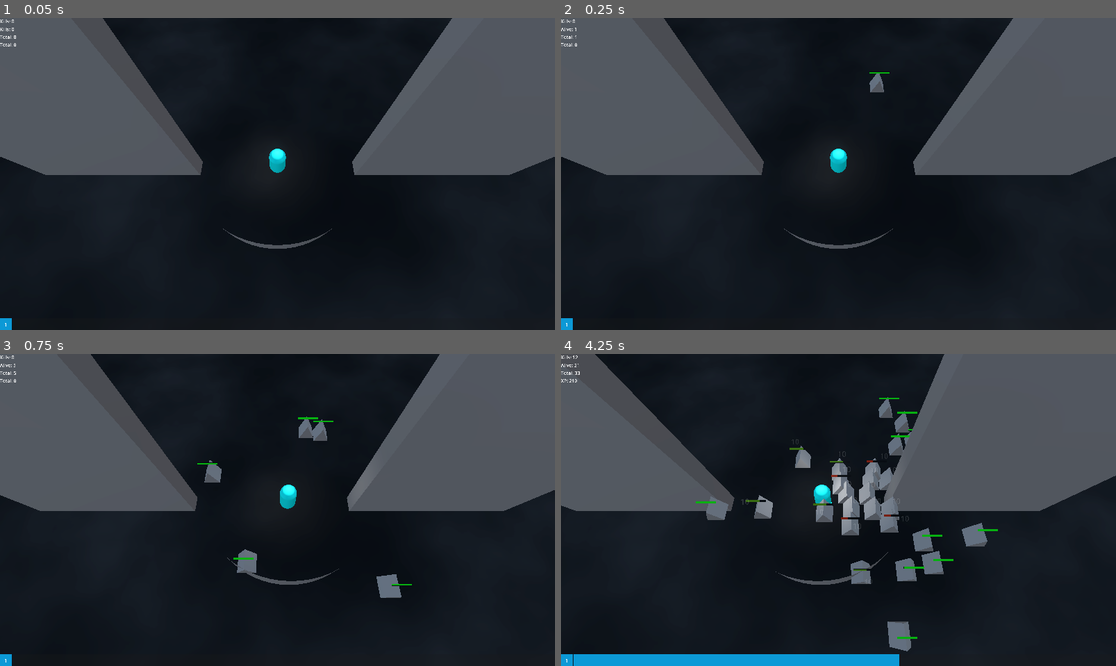
Above: before the commit, frames 1-4 (two rows, left to right).
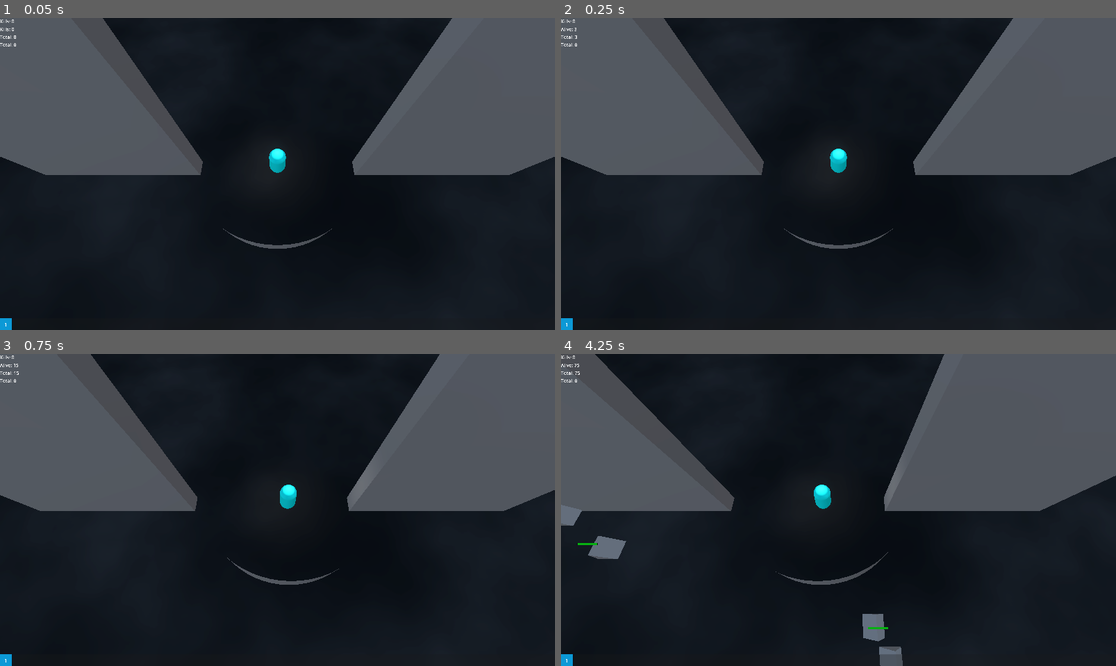
Above: after the commit, the same moments.

Repository: partkyle/GodotProjects
Game: Godot game, scene res://main.tscn
Two runs of this game, one before a commit and one after it. Both use one fixed random seed, a clock stepped at 60 frames per second and the inputs below. The engine's default icon, where the game draws it, is replaced by a stand-in: a white triangle on a blue panel in a dark square.
Inputs (mouse positions are in pixels of both pictures, inside the frame that each line leads up to):
- Up to frame 1 (0.05 s): no input
- Up to frame 2 (0.25 s): no input
- Up to frame 3 (0.75 s): tap Enter (ui_accept) at 0.5 s; move the mouse to (399, 494) at 0.52 s; hold D (move_right) from 0.53 s (still down); hold F from 0.53 s (still down); click (399, 494) at 0.67 s
- Up to frame 4 (4.25 s): tap Enter (ui_accept) at 0.77, 3.77 s; release D (move_right) at 1.25 s; release F at 1.25 s; drag from (727, 525) to (810, 572) at 1.27 s; move the mouse to (894, 441) at 2.02 s; hold D (move_right) 2.03-2.75 s; hold F 2.03-2.75 s; drag from (810, 572) to (672, 463) at 2.77 s; move the mouse to (1005, 556) at 3.52 s; hold A (move_left) from 3.53 s (still down); hold F from 3.53 s (still down)

Frame 1 is identical in both runs. In frame 2, 0.1% of the frame differs, in the area x 2-60%, y 3-24%; in frame 3, 1.0%; in frame 4, 7.8%, in the area x 0-79%, y 0-100%.

Commit message:
enemy spawner as a totem

Diff:
--- a/RetroSurvivor/EnemySpawner.gd
+++ b/RetroSurvivor/EnemySpawner.gd
@@ -1,27 +1,36 @@
+class_name EnemySpawner
 extends Node3D
 
 @export var enemy : PackedScene
 @export var spawn_radius := Vector2(4, 10)
 @export var max_count := 25
 @export var spawn_point : Node3D = self
+@export var enemy_parent : Node3D = self
 
 @export var seconds_per_enemy := 0.125
 var time_since_last_spawn := 0.0
 
-@onready var player = $"../Player"
-@onready var signal_bus := %SignalBus
+@export var player : Player
+@export var signal_bus : SignalBus
 
 var total := 0
 
 func spawn_enemy():
-	var new_enemy = enemy.instantiate()
-	new_enemy.transform.origin = spawn_point.transform.origin + random_direction() * randf_range(spawn_radius.x, spawn_radius.y)
-	add_child(new_enemy)
-	%SignalBus.enemy_spawned.emit(new_enemy)
-	new_enemy.set_signal_bus(signal_bus)
-	new_enemy.target = player
+	if total <= max_count:
+		total += 1
+		var new_enemy = enemy.instantiate()
+		new_enemy.transform.origin = spawn_point.transform.origin + random_direction() * randf_range(spawn_radius.x, spawn_radius.y)
+		enemy_parent.add_child(new_enemy)
+		signal_bus.enemy_spawned.emit(new_enemy)
+		new_enemy.set_signal_bus(signal_bus)
+		new_enemy.target = player
+		new_enemy.connect('death', _on_enemy_death)
 
 func _process(delta: float):
+	# todo: we won't want to have to rely on this ready state synchronization
+	# need to figure out a better pattern
+	if not signal_bus:
+		return
 	time_since_last_spawn += delta
 	while time_since_last_spawn >= seconds_per_enemy:
 		time_since_last_spawn -= seconds_per_enemy
@@ -31,8 +40,5 @@
 func random_direction() -> Vector3:
 	return Vector3(randf_range(-1.0, 1.0), 0.0, randf_range(-1.0, 1.0)).normalized()
 
-func _on_signal_bus_enemy_spawned(enemy):
-	total+=1
-
-func _on_signal_bus_enemy_died(enemy):
-	total-=1
+func _on_enemy_death(enemy: Enemy):
+	total -= 1
--- a/RetroSurvivor/enemy.gd
+++ b/RetroSurvivor/enemy.gd
@@ -1,5 +1,7 @@
 class_name Enemy
 extends CharacterBody3D
+
+signal death(enemy: Enemy)
 
 const SPEED := 2.0
 const EPISLON := 0.1
@@ -28,7 +30,7 @@
 
 func _physics_process(delta):
 	if target:
-		var direction := transform.basis * (target.transform.origin - transform.origin)
+		var direction := target.global_position - global_position
 		if direction.length() > EPISLON:
 			velocity = Vector3(direction.x, 0.0, direction.z).normalized() * SPEED
 	else:
@@ -42,10 +44,11 @@
 	signal_bus = bus
 
 func die():
+	death.emit(self)
+	signal_bus.enemy_died.emit(self)
 	collider.queue_free()
 	health_bar.queue_free()
 	target = null
-	signal_bus.enemy_died.emit(self)
 	create_tween() \
 		.set_ease(Tween.EASE_OUT) \
 		.tween_method(set_dissolve_height, 1.0, 0.0, 1.2) \
--- a/RetroSurvivor/enemy.tscn
+++ b/RetroSurvivor/enemy.tscn
@@ -9,11 +9,12 @@
 
 [sub_resource type="BoxShape3D" id="BoxShape3D_d5r3c"]
 
+[sub_resource type="BoxShape3D" id="BoxShape3D_gb81q"]
+
 [node name="Enemy" type="CharacterBody3D"]
 collision_layer = 6
 collision_mask = 6
 script = ExtResource("1_fpeth")
-max_health = null
 
 [node name="MeshInstance3D" type="MeshInstance3D" parent="."]
 transform = Transform3D(1, 0, 0, 0, 1, 0, 0, 0, 1, 0, 1.5, 0)
@@ -31,5 +32,10 @@
 transform = Transform3D(1, 0, 0, 0, 1, 0, 0, 0, 1, 0, 2.42192, 0)
 script = ExtResource("4_t4b1q")
 
+[node name="Area3D" type="Area3D" parent="."]
+
+[node name="CollisionShape3D" type="CollisionShape3D" parent="Area3D"]
+shape = SubResource("BoxShape3D_gb81q")
+
 [connection signal="health_below_zero" from="HealthComponent" to="." method="_on_health_component_health_below_zero"]
 [connection signal="health_updated" from="HealthComponent" to="." method="_on_health_component_health_updated"]
--- /dev/null
+++ b/RetroSurvivor/enemy_spawner_totem.gd
@@ -0,0 +1,25 @@
+class_name EnemySpawnerTotem
+extends CharacterBody3D
+
+@export var player: Player
+@export var signal_bus: SignalBus
+@export var enemy_parent: Node3D = self
+
+@onready var health_bar := $HealthBar
+@onready var spawner := $EnemySpawner
+
+func _ready():
+	spawner.player = player
+	spawner.signal_bus = signal_bus
+	spawner.enemy_parent = enemy_parent
+
+func _on_health_component_health_below_zero():
+	print('killed spawner')
+	for child in spawner.get_children():
+		if child is Enemy:
+			child.die()
+
+	queue_free()
+
+func _on_health_component_health_updated(current, total):
+	health_bar.set_health_percent(float(current)/float(total))
--- /dev/null
+++ b/RetroSurvivor/enemy_spawner_totem.tscn
@@ -0,0 +1,61 @@
+[gd_scene load_steps=12 format=3 uid="uid://c16fabcn8ptp"]
+
+[ext_resource type="Script" path="res://enemy_spawner_totem.gd" id="1_avg3v"]
+[ext_resource type="Shader" path="res://shaders/dissolve_no_cull.gdshader" id="1_lu72e"]
+[ext_resource type="Script" path="res://EnemySpawner.gd" id="3_4fjf6"]
+[ext_resource type="PackedScene" uid="uid://catxiq3pmdnu3" path="res://enemy.tscn" id="4_24wp5"]
+[ext_resource type="Script" path="res://components/health_component.gd" id="4_oabtb"]
+[ext_resource type="PackedScene" uid="uid://dyx8vgqy8667j" path="res://health_bar.tscn" id="5_wr6hv"]
+
+[sub_resource type="FastNoiseLite" id="FastNoiseLite_b80cj"]
+
+[sub_resource type="NoiseTexture2D" id="NoiseTexture2D_oxyf2"]
+noise = SubResource("FastNoiseLite_b80cj")
+
+[sub_resource type="ShaderMaterial" id="ShaderMaterial_y8ij0"]
+resource_local_to_scene = true
+render_priority = 0
+shader = ExtResource("1_lu72e")
+shader_parameter/base_color = Color(0.807843, 0.541176, 0.545098, 1)
+shader_parameter/dissolve_height = 0.97
+shader_parameter/noise_scale = 1.0
+shader_parameter/time_scale = 0.7
+shader_parameter/glow_color = Color(0, 0.517647, 0.505882, 1)
+shader_parameter/glow_thickness = 0.05
+shader_parameter/noise_texture = SubResource("NoiseTexture2D_oxyf2")
+
+[sub_resource type="SphereMesh" id="SphereMesh_5n7mk"]
+
+[sub_resource type="SphereShape3D" id="SphereShape3D_l83ja"]
+
+[node name="EnemySpawnerTotem" type="CharacterBody3D"]
+collision_layer = 3
+collision_mask = 3
+script = ExtResource("1_avg3v")
+
+[node name="MeshInstance3D" type="MeshInstance3D" parent="."]
+transform = Transform3D(1, 0, 0, 0, 1, 0, 0, 0, 1, 0, 1.25, 0)
+material_override = SubResource("ShaderMaterial_y8ij0")
+mesh = SubResource("SphereMesh_5n7mk")
+
+[node name="CollisionShape3D" type="CollisionShape3D" parent="."]
+transform = Transform3D(1, 0, 0, 0, 1, 0, 0, 0, 1, 0, 1.25, 0)
+shape = SubResource("SphereShape3D_l83ja")
+
+[node name="EnemySpawner" type="Node3D" parent="." node_paths=PackedStringArray("spawn_point")]
+script = ExtResource("3_4fjf6")
+enemy = ExtResource("4_24wp5")
+spawn_radius = Vector2(0, 10)
+spawn_point = NodePath("..")
+
+[node name="HealthComponent" type="Node3D" parent="."]
+transform = Transform3D(1, 0, 0, 0, 1, 0, 0, 0, 1, 0, 2.03811, 0)
+script = ExtResource("4_oabtb")
+max_health = 10
+health = 10
+
+[node name="HealthBar" parent="." instance=ExtResource("5_wr6hv")]
+transform = Transform3D(1, 0, 0, 0, 1, 0, 0, 0, 1, 0, 1.90197, 0)
+
+[connection signal="health_below_zero" from="HealthComponent" to="." method="_on_health_component_health_below_zero"]
+[connection signal="health_updated" from="HealthComponent" to="." method="_on_health_component_health_updated"]
--- a/RetroSurvivor/main.tscn
+++ b/RetroSurvivor/main.tscn
@@ -1,9 +1,8 @@
-[gd_scene load_steps=28 format=3 uid="uid://jcflgwwwn1le"]
+[gd_scene load_steps=27 format=3 uid="uid://jcflgwwwn1le"]
 
 [ext_resource type="Script" path="res://addons/phantom_camera/scripts/phantom_camera/phantom_camera_3D.gd" id="1_2e6lc"]
 [ext_resource type="PackedScene" uid="uid://p0nwwoiajish" path="res://player.tscn" id="1_nlt3c"]
-[ext_resource type="PackedScene" uid="uid://catxiq3pmdnu3" path="res://enemy.tscn" id="2_ebo8w"]
-[ext_resource type="Script" path="res://EnemySpawner.gd" id="3_6h5fq"]
+[ext_resource type="PackedScene" uid="uid://c16fabcn8ptp" path="res://enemy_spawner_totem.tscn" id="3_pngea"]
 [ext_resource type="Script" path="res://SignalBus.gd" id="4_07qgm"]
 [ext_resource type="Script" path="res://xp_spawner.gd" id="5_ex7yd"]
 [ext_resource type="Script" path="res://UI.gd" id="5_vcmg0"]
@@ -81,11 +80,25 @@
 [node name="OmniLight3D" type="OmniLight3D" parent="Player"]
 transform = Transform3D(1, 0, 0, 0, 1, 0, 0, 0, 1, 0, 2.25, 0)
 
-[node name="EnemySpawner" type="Node3D" parent="." node_paths=PackedStringArray("spawn_point")]
-script = ExtResource("3_6h5fq")
-enemy = ExtResource("2_ebo8w")
-max_count = 200
-spawn_point = NodePath("../Player")
+[node name="EnemyParent" type="Node3D" parent="."]
+
+[node name="EnemySpawnerTotem" parent="." node_paths=PackedStringArray("player", "signal_bus", "enemy_parent") instance=ExtResource("3_pngea")]
+transform = Transform3D(1, 0, 0, 0, 1, 0, 0, 0, 1, -23.6492, 0, 0)
+player = NodePath("../Player")
+signal_bus = NodePath("../SignalBus")
+enemy_parent = NodePath("../EnemyParent")
+
+[node name="EnemySpawnerTotem2" parent="." node_paths=PackedStringArray("player", "signal_bus", "enemy_parent") instance=ExtResource("3_pngea")]
+transform = Transform3D(1, 0, 0, 0, 1, 0, 0, 0, 1, 0, 0, 22.3029)
+player = NodePath("../Player")
+signal_bus = NodePath("../SignalBus")
+enemy_parent = NodePath("../EnemyParent")
+
+[node name="EnemySpawnerTotem3" parent="." node_paths=PackedStringArray("player", "signal_bus", "enemy_parent") instance=ExtResource("3_pngea")]
+transform = Transform3D(1, 0, 0, 0, 1, 0, 0, 0, 1, 22.4791, 0, -12.915)
+player = NodePath("../Player")
+signal_bus = NodePath("../SignalBus")
+enemy_parent = NodePath("../EnemyParent")
 
 [node name="XpSpawner" type="Node3D" parent="."]
 script = ExtResource("5_ex7yd")
@@ -226,10 +239,8 @@
 [connection signal="level_up" from="Player" to="UI" method="_on_player_level_up"]
 [connection signal="level_up" from="Player" to="UI/UpgradeSelect" method="_on_player_level_up"]
 [connection signal="damage_dealt" from="SignalBus" to="DamageNotifier" method="_on_signal_bus_damage_dealt"]
-[connection signal="enemy_died" from="SignalBus" to="EnemySpawner" method="_on_signal_bus_enemy_died"]
 [connection signal="enemy_died" from="SignalBus" to="XpSpawner" method="_on_signal_bus_enemy_died"]
 [connection signal="enemy_died" from="SignalBus" to="UI" method="_on_signal_bus_enemy_died"]
-[connection signal="enemy_spawned" from="SignalBus" to="EnemySpawner" method="_on_signal_bus_enemy_spawned"]
 [connection signal="enemy_spawned" from="SignalBus" to="UI" method="_on_signal_bus_enemy_spawned"]
 [connection signal="gain_xp" from="SignalBus" to="Player" method="_on_signal_bus_gain_xp"]
 [connection signal="pause_game" from="SignalBus" to="SignalBus" method="_on_pause_game"]
Not shown: 1 places in RetroSurvivor/enemy.tscn that only renumber resources
